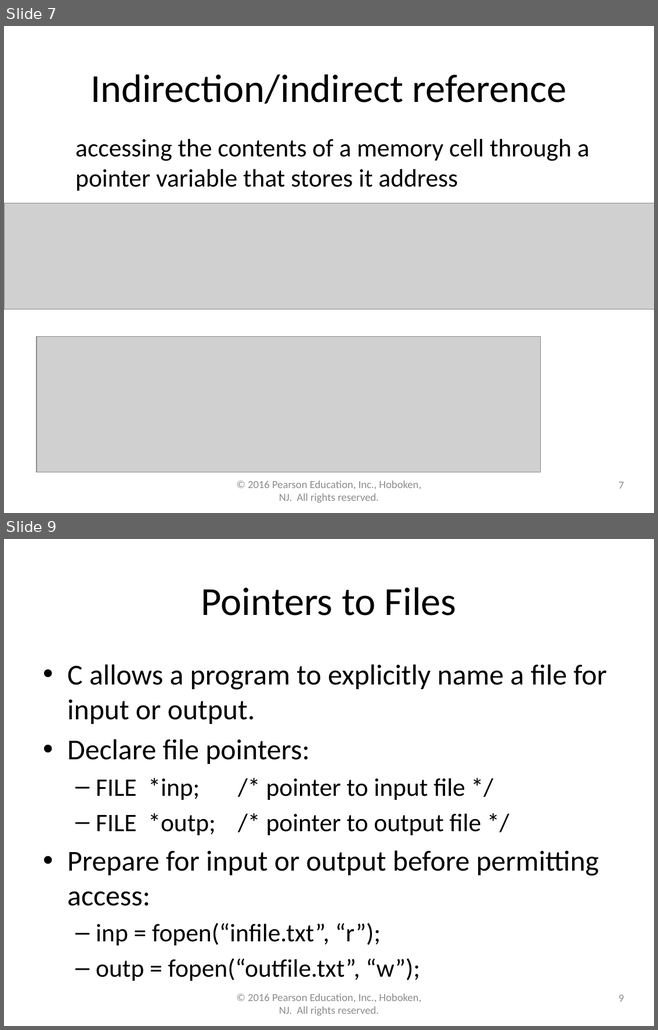
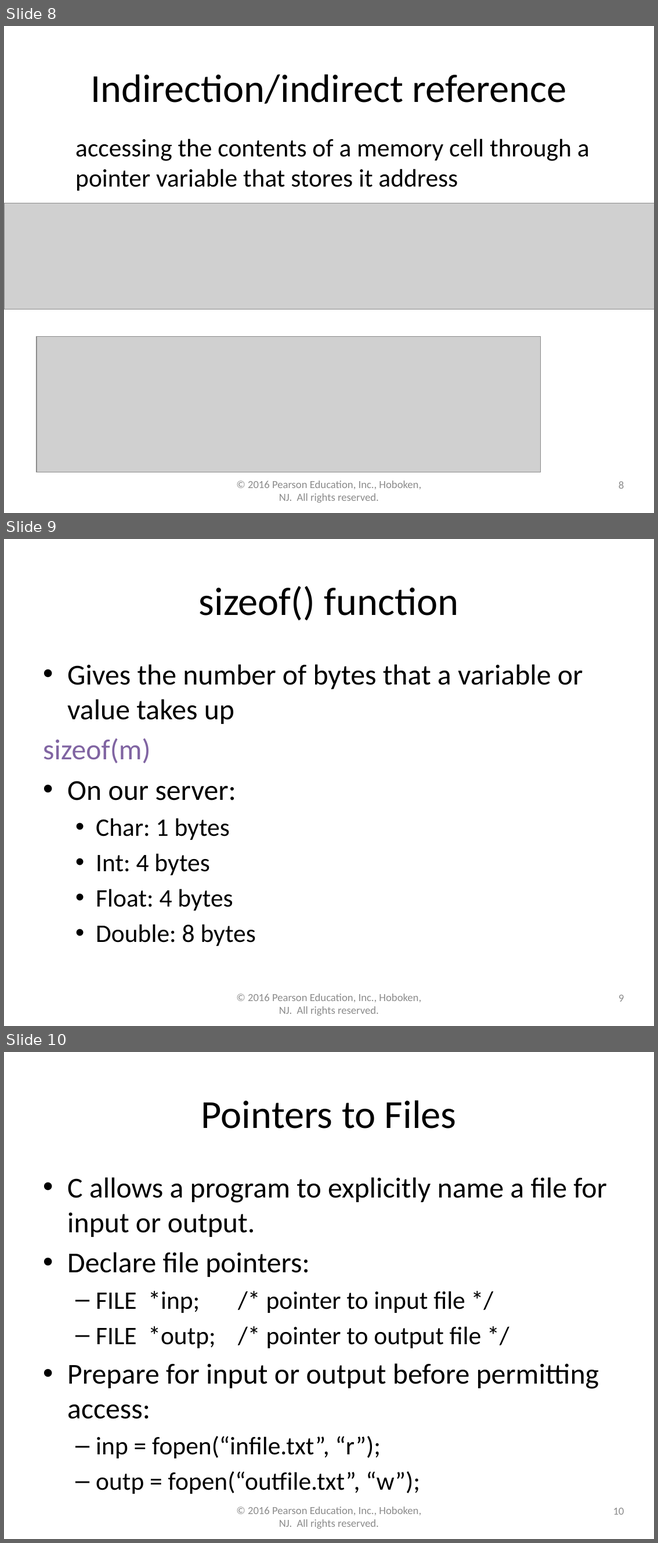
Before and after one commit to lgw2/lgw2.github.io, a slide deck: _teaching/csci112-fall-2023/lectures/ppts/Chapter6.pptx. Shown one above the other, each under a label of ours: slides 7 and 9 before the commit, slides 8, 9 and 10 after it; the slides between them are not shown. The pictures are 658x1030 and 658x1543 pixels, drawn with LibreOffice and Linux fonts; fonts in the diff are those of the drawing; grey boxes stand for pictures. Boxes give left, top, right and bottom in pixels: in the first picture for what was removed or moved away, otherwise in the second. Text is boxed around its words. In the diff, an @@ line names an element or a change of style, - is before the commit and + after.

```diff
--- a/_teaching/csci112-fall-2023/lectures/ppts/Chapter6.pptx
+++ b/_teaching/csci112-fall-2023/lectures/ppts/Chapter6.pptx
@@ slide 9 added at [4, 539, 654, 1026], background #FFFFFF @@
@@ title added at [199, 586, 459, 621], 44 pt, text #000000 @@
+sizeof() function
@@ text added at [43, 664, 583, 946], 32 pt, text #000000 @@
+• Gives the number of bytes that a variable or value takes up
+sizeof(m)
+• On our server:
+  • Char: 1 bytes
+  • Int: 4 bytes
+  • Float: 4 bytes
+  • Double: 8 bytes
@@ text added at [248, 994, 421, 1016], 12 pt, text #8C8C8C @@
+© 2016 Pearson Education, Inc., Hoboken, NJ. All rights reserved.
@@ page number added at [618, 995, 623, 1002], 12 pt, text #8C8C8C @@
+9
@@ what was slide 7 is now slide 8 @@
@@ page number at [618, 481, 623, 489]: text changed @@
-7
+8
@@ what was slide 9 is now slide 10 @@
@@ page number at [613, 1508, 624, 1515]: text changed @@
-9
+10
```
Also in this commit, not shown: 1 slide changed, 2 other files.
